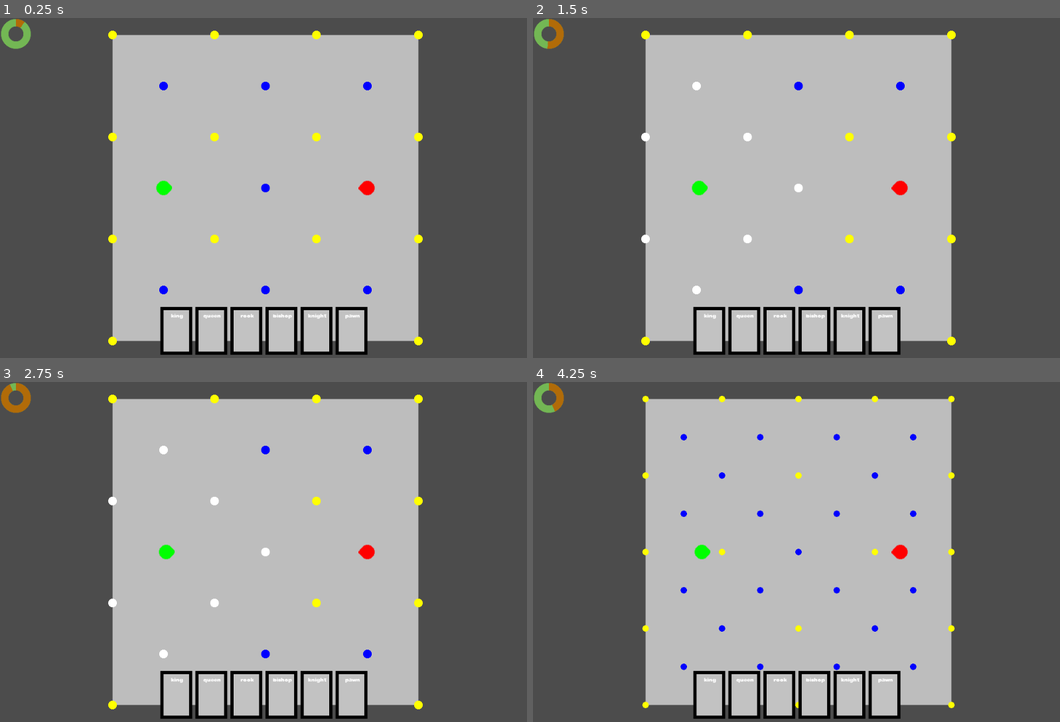
Above: before the commit, frames 1-4 (two rows, left to right).
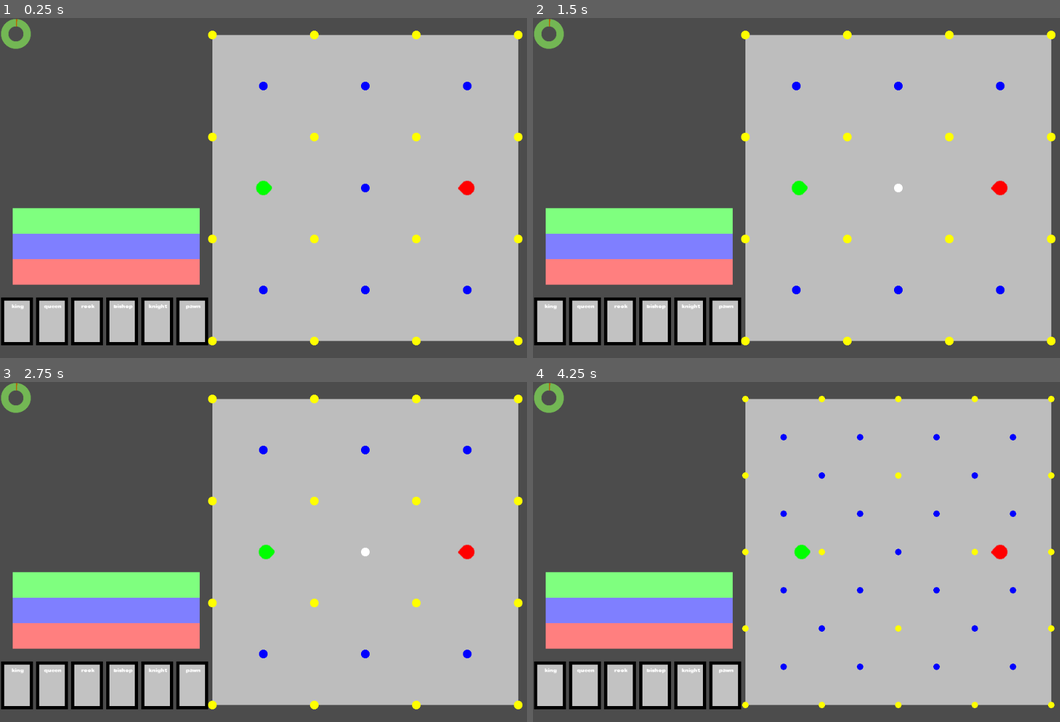
Above: after the commit, the same moments.

Repository: Pe3Hu/kanikani
Game: Godot game, scene res://scenes/Game.tscn
Two runs of this game, one before a commit and one after it. Both use one fixed random seed, a clock stepped at 60 frames per second and the inputs below.
Inputs (mouse positions are in pixels of both pictures, inside the frame that each line leads up to):
- Up to frame 1 (0.25 s): no input
- Up to frame 2 (1.5 s): click (706, 330) at 0.52 s; tap Enter at 1.25 s; move the mouse to (917, 171) at 1.27 s; hold D from 1.28 s (still down); tap Q at 1.35 s; click (917, 171) at 1.42 s
- Up to frame 3 (2.75 s): tap E at 1.55, 2.1 s; tap Space at 2 s; move the mouse to (158, 569) at 2.02 s; release D at 2.03 s; hold S from 2.03 s (still down); click (158, 569) at 2.17 s; tap Q at 2.3 s
- Up to frame 4 (4.25 s): move the mouse to (849, 477) at 2.77 s; release S at 2.78 s; hold D 2.78-3.53 s; tap Q at 2.85, 3.8 s; click (849, 477) at 2.92 s; tap E at 3.05, 3.6 s; tap Enter at 3.5 s; move the mouse to (770, 620) at 3.52 s; hold W from 3.53 s (still down); click (770, 620) at 3.67 s

The runs differ from the first frame. In frame 1, 43% of the frame differs, in the area x 0-100%, y 0-100%; in frame 2, 43%; in frame 3, 43%; in frame 4, 44%, in the area x 0-99%, y 0-100%.

Commit message:
update version 0.004
1. Feature, Timeflow, Cord, Act, Effect classes added
2. Timeflow draw added
3. Target dot rework

Diff:
--- a/project.godot
+++ b/project.godot
@@ -20,6 +20,7 @@
 Classes_0="*res://scripts/Classes_0.gd"
 Classes_1="*res://scripts/Classes_1.gd"
 Classes_2="*res://scripts/Classes_2.gd"
+Classes_3="*res://scripts/Classes_3.gd"
 
 [display]
 
--- a/scenes/Game.tscn
+++ b/scenes/Game.tscn
@@ -3,14 +3,13 @@
 [ext_resource path="res://assets/bars/ring.png" type="Texture" id=1]
 [ext_resource path="res://scripts/Game.gd" type="Script" id=2]
 [ext_resource path="res://scripts/BallroomDraw.gd" type="Script" id=3]
-[ext_resource path="res://scripts/EaselDraw.gd" type="Script" id=4]
+[ext_resource path="res://scripts/TimeflowDraw.gd" type="Script" id=4]
 
 [node name="Game" type="Node"]
 script = ExtResource( 2 )
 
 [node name="Timer" type="Timer" parent="."]
 wait_time = 0.05
-autostart = true
 
 [node name="TimeBar" type="TextureProgress" parent="."]
 margin_right = 240.0
@@ -25,14 +24,16 @@
 tint_over = Color( 0.819608, 0.0509804, 0.0509804, 1 )
 tint_progress = Color( 0.964706, 0.584314, 0.0470588, 1 )
 
-[node name="Carte" type="Node2D" parent="."]
+[node name="Ballroom" type="Node2D" parent="."]
 script = ExtResource( 3 )
 
-[node name="Dancers" type="Node" parent="Carte"]
+[node name="Dancers" type="Node" parent="Ballroom"]
 
 [node name="Easel" type="Node2D" parent="."]
-script = ExtResource( 4 )
 
 [node name="Hand" type="Node2D" parent="Easel"]
 
+[node name="Timeflow" type="Node2D" parent="."]
+script = ExtResource( 4 )
+
 [connection signal="timeout" from="Timer" to="." method="_on_Timer_timeout"]
--- a/scripts/BallroomDraw.gd
+++ b/scripts/BallroomDraw.gd
@@ -19,5 +19,20 @@
 					"circle":
 						draw_circle(zone.arr.vertex.front(), zone.num.r, zone.color.background)
 
+		if Global.obj.ballroom.obj.current.dot:
+			draw_circle_arc(Global.obj.ballroom.obj.current.dot.vec.position, Global.num.dot.a, 0, 360, Color.black)
+
+
+func draw_circle_arc(center, radius, angle_from, angle_to, color):
+	var nb_points = 32
+	var points_arc = []
+
+	for i in range(nb_points + 1):
+		var angle_point = deg2rad(angle_from + i * (angle_to-angle_from) / nb_points - 90)
+		points_arc.push_back(center + Vector2(cos(angle_point), sin(angle_point)) * radius)
+
+	for index_point in range(nb_points):
+		draw_line(points_arc[index_point], points_arc[index_point + 1], color)
+
 func _process(delta):
 	update()
--- a/scripts/Card.gd
+++ b/scripts/Card.gd
@@ -14,3 +14,4 @@
 func _on_TextureButton_pressed():
 	Global.obj.easel.obj.current.pas = obj.pas
 	Global.obj.ballroom.get_dots_by_pas()
+	Global.obj.ballroom.obj.current.dot = null
--- a/scripts/Classes_0.gd
+++ b/scripts/Classes_0.gd
@@ -161,7 +161,8 @@
 			var troupe = dict.troupe[team]
 
 			for dancer in troupe.arr.dancer:
-				dancer.look_at_enemy()
+				var enemy = dancer.find_enemy()
+				dancer.look_at_dot(enemy.obj.dot)
 
 	func add_exam(team_):
 		var input = {}
@@ -189,7 +190,7 @@
 
 			var ends = pas.get_ends()
 			arr.end.append_array(ends)
-			print(arr.end)
+
 			for end in arr.end:
 				end.update_color()
 
@@ -215,7 +216,11 @@
 
 	func find_nearest_dot(vec_):
 		for position in dict.position.keys():
-			var d = position.distance_to(vec_)
-
-			if d < Global.num.ballroom.a/2:
-				obj.current.dot = dict.position[position]
+			var dot = dict.position[position]
+
+			if dot.arr.layer.has(Global.num.layer.square):
+				var d = position.distance_to(vec_)
+
+				if d < Global.num.ballroom.a/2:
+					obj.current.dot = dot
+					return
--- a/scripts/Classes_1.gd
+++ b/scripts/Classes_1.gd
@@ -239,6 +239,18 @@
 	func end():
 		obj.ballroom.arr.exam.erase(self)
 
+class Feature:
+	var obj = {}
+	var dict = {}
+
+	func _init(input_):
+		obj.dancer = input_.dancer
+
+		for name in Global.dict.feature.base[obj.dancer.obj.troupe.word.team].keys():
+			dict[name] = {}
+			dict[name].max = Global.dict.feature.base[obj.dancer.obj.troupe.word.team][name]
+			dict[name].current = dict[name].max
+
 class Dancer:
 	var num = {}
 	var vec = {}
@@ -247,9 +259,6 @@
 	var scene = {}
 
 	func _init(input_):
-		num.hp = {}
-		num.hp.max = input_.hp
-		num.hp.current = num.hp.max
 		num.a = Global.num.dancer.a
 		obj.troupe = input_.troupe
 		obj.ballroom = obj.troupe.obj.ballroom
@@ -261,6 +270,12 @@
 		num.angle = {}
 		num.angle.current = 0
 		num.angle.target = 0
+		init_feature()
+
+	func init_feature():
+		var input = {}
+		input.dancer = self
+		obj.feature = Classes_1.Feature.new(input)
 
 	func set_color():
 		match obj.troupe.word.team:
@@ -278,20 +293,31 @@
 	func shift(step_):
 		set_position(obj.troupe.obj.ballroom.limit_step(vec.position,step_))
 
+	func look_at_dot(dot_):
+		var vector = dot_.vec.position-vec.position
+		num.angle.target = vec.eye.angle_to(vector)
+		rotate_by(num.angle.target)
+
 	func update_eye():
-		find_enemy()
-
-	func look_at_enemy():
-		var enemy = find_enemy()
-		var target = enemy.vec.position-vec.position
-		num.angle.target = vec.eye.angle_to(target)
-		vec.eye = target
-		scene.dancer.rotate(num.angle.target)
+		vec.eye = Vector2(1,0).rotated(num.angle.current)
 
 		if vec.eye.x != 0:
 			vec.eye.x = vec.eye.x/abs(vec.eye.x)
 		if vec.eye.y != 0:
 			vec.eye.y = vec.eye.y/abs(vec.eye.y)
+
+	func get_angle_by_target(dot_):
+		var vector = dot_.vec.position-vec.position
+		num.angle.target = vec.eye.angle_to(vector)
+
+	func rotate_by(angle_):
+		num.angle.current += angle_
+		scene.dancer.rotate(num.angle.current)
+		update_eye()
+
+	func get_time_for_rotate():
+		var time = float(abs(num.angle.current-num.angle.target))/obj.feature.dict["rotate"].current
+		return time
 
 	func find_enemy():
 		var enemy = obj.ballroom.dict.troupe[Global.dict.opponent[obj.troupe.word.team]].arr.dancer.front()
@@ -303,6 +329,15 @@
 				obj.ballroom.dict.position[position].set_dancer(self)
 				return
 
+	func set_target_dot(position_):
+		obj.ballroom.find_nearest_dot(position_)
+
+		if obj.ballroom.obj.current.dot != null:
+			if obj.ballroom.arr.end.has(obj.ballroom.obj.current.dot):
+				Global.obj.easel.obj.current.pas.obj.dot = obj.ballroom.obj.current.dot
+			else:
+				obj.ballroom.obj.current.dot = null
+
 	func get_damage(damage_):
 		num.hp.current -= damage_
 		print(num.hp.current)
--- a/scripts/Classes_2.gd
+++ b/scripts/Classes_2.gd
@@ -11,6 +11,7 @@
 	func _init(input_):
 		word.chesspiece = input_.chesspiece
 		obj.easel = input_.easel
+		obj.dot = null
 		arr.vertex = []
 		color.background = Color.gray
 
@@ -28,7 +29,7 @@
 			var start = dancer.obj.dot
 			var windroses = start.dict.neighbor[Global.num.layer.square]
 			var eye = Global.dict.eye[dancer.vec.eye]
-			print(eye,windroses)
+			#print(eye,dancer.num.angle.current,windroses)
 
 			if windroses.size() > 0:
 				match word.chesspiece:
@@ -105,6 +106,25 @@
 		else:
 			return []
 
+	func use():
+		var dancer = Global.obj.ballroom.obj.current.dancer
+		dancer.get_angle_by_target(obj.dot)
+
+		if dancer.num.angle.current != dancer.num.angle.target:
+			var input = {}
+			input.value = dancer.obj.feature.dict["rotate"].current
+			input.cast = "stream"
+			input.content = "rotate"
+			input.subject = dancer
+			input.object = dancer
+
+			var data = {}
+			data.dacner = dancer
+			data.effect = Classes_3.Effect.new(input)
+			data.time = dancer.get_time_for_rotate()
+			data.cord = "standart"
+			Global.obj.timeflow.add_pause(data)
+
 class Easel:
 	var num = {}
 	var arr = {}
@@ -159,6 +179,7 @@
 		pas_.scene.card.set_name(pas_)
 		Global.node.Hand.add_child(pas_.scene.card)
 
-	func find_directions():
+	func use_card():
 		if obj.current.pas != null:
-			dict.direction = {}
+			if obj.current.pas.obj.dot != null:
+				obj.current.pas.use()
--- /dev/null
+++ b/scripts/Classes_3.gd
@@ -0,0 +1,93 @@
+extends Node
+
+
+class Effect:
+	var num = {}
+	var word = {}
+	var obj = {}
+
+	func _init(input_):
+		num.value = input_.value
+		word.cast = input_.cast
+		word.content = input_.content
+		obj.subject = input_.subject
+		obj.object = input_.object
+
+	func apply():
+#		dict.effect.cast = ["stream","splash"]
+#		dict.effect.content = ["rotate","move","damage","heal","instigate","buff","debuff"]
+		match obj.content:
+			"rotate":
+				var angle = obj.object.num.angle.target-obj.object.num.angle.current
+				var step = min(angle,obj.object.obj.feature["rotate"].current)*sign(angle)
+				obj.object.rotate_by(step)
+
+
+class Act:
+	var num = {}
+	var obj = {}
+
+	func _init(input_):
+		obj.dacner = input_.dacner
+		obj.effect = input_.effect
+		num.time = input_.time
+		num.pause = input_.pause
+		print(num)
+
+class Cord:
+	var word = {}
+	var num = {}
+	var arr = {}
+	var dict = {}
+	var obj = {}
+	var color = {}
+
+	func _init(input_):
+		word.name = input_.cord
+		obj.timeflow = input_.timeflow
+		color.background = Global.color.cord[word.name]
+		arr.vertex = input_.vertexs
+		dict.pause = {}
+
+		set_vertexs()
+
+	func set_vertexs():
+		for shift in Global.arr.square:
+			var vertex = Vector2(arr.vertex.front().x,arr.vertex.front().y)
+			vertex += shift*Global.vec.cord.size
+
+			if vertex != arr.vertex.front():
+				arr.vertex.append(vertex)
+
+
+	func add_act(data_):
+		if !dict.pause.keys().has(data_.pause):
+			dict.pause[data_.pause] = []
+
+		var act = Classes_3.Act.new(data_)
+		dict.pause[data_.pause].append(act)
+
+class Timeflow:
+	var num = {}
+	var dict = {}
+	var obj = {}
+
+	func _init():
+		num.value = {}
+		num.value.current = 0
+		dict.cord = {}
+
+		var vertex = Global.vec.timeflow.offset
+
+
+		for _i in Global.arr.cord.size():
+			vertex.y -= Global.vec.cord.size.y
+			var input = {}
+			input.timeflow = self
+			input.cord = Global.arr.cord[_i]
+			input.vertexs = [vertex]
+			dict.cord[input.cord] = Classes_3.Cord.new(input)
+
+	func add_pause(data_):
+		data_.pause = num.value.current+data_.time
+		dict.cord[data_.cord].add_act(data_)
--- a/scripts/EaselDraw.gd
+++ /dev/null
@@ -1,9 +0,0 @@
-extends Node2D
-
-
-func _draw():
-	if Global.obj.keys().has("easel"):
-		pass
-
-func _process(delta):
-	update()
--- a/scripts/Game.gd
+++ b/scripts/Game.gd
@@ -5,13 +5,17 @@
 #	datas.sort_custom(Sorter, "sort_ascending")
 	Global.obj.ballroom = Classes_0.Ballroom.new()
 	Global.obj.easel = Classes_2.Easel.new()
+	Global.obj.timeflow = Classes_3.Timeflow.new()
 
 func _input(event):
 	if event is InputEventMouseButton:
 		if Global.flag.click:
 			if Global.obj.keys().has("ballroom"):
-				if false:
-					Global.next_square_layer()
+				if Global.obj.keys().has("easel"):
+					if Global.obj.easel.obj.current.pas != null:
+						if Global.obj.ballroom.obj.current.dancer != null:
+							var position = get_viewport().get_mouse_position()
+							Global.obj.ballroom.obj.current.dancer.set_target_dot(position)
 
 			Global.flag.click = !Global.flag.click
 		else:
@@ -29,6 +33,10 @@
 			Global.obj.ballroom.find_nearest_dot(get_viewport().get_mouse_position())
 		if event.pressed and event.scancode == KEY_W:
 			Global.next_square_layer()
+		if event.pressed and event.scancode == KEY_Q:
+			Global.flag.timeflow = false
+		if event.pressed and event.scancode == KEY_E:
+			 Global.obj.easel.use_card()
 
 		if event.pressed and event.scancode == KEY_1:
 			Global.node.Hand.visible = !Global.node.Hand.visible
@@ -37,11 +45,12 @@
 	pass
 
 func _on_Timer_timeout():
-	Global.node.TimeBar.value += 1
+	if Global.flag.timeflow:
+		Global.node.TimeBar.value += 1
 
-	if Global.node.TimeBar.value >= Global.node.TimeBar.max_value:
-		Global.node.TimeBar.value -= Global.node.TimeBar.max_value
+		if Global.node.TimeBar.value >= Global.node.TimeBar.max_value:
+			Global.node.TimeBar.value -= Global.node.TimeBar.max_value
 
-		if Global.obj.keys().has("ballroom"):
-			for exam in Global.obj.ballroom.arr.exam:
-				exam.obj.challenge.tick()
+			if Global.obj.keys().has("ballroom"):
+				for exam in Global.obj.ballroom.arr.exam:
+					exam.obj.challenge.tick()
--- a/scripts/Global.gd
+++ b/scripts/Global.gd
@@ -36,9 +36,15 @@
 	num.easel = {}
 	num.easel.offset = num.ballroom.a/2
 
+	num.border = {}
+	num.border.gap = num.ballroom.a/2
+
 	num.pas = {}
 	num.pas.offset = num.ballroom.a/4
 	num.pas.label = num.ballroom.a/2*0.9
+
+	num.space = {}
+	num.space.l = dict.window_size.width-num.ballroom.cols*num.ballroom.a-num.border.gap*3
 
 	dict.r = {
 		"circle": [num.ballroom.a]
@@ -83,6 +89,26 @@
 	dict.opponent = {
 		"mob": "champion",
 		"champion": "mob"
+	}
+
+	dict.effect = {}
+	dict.effect.cast = ["stream","splash"]
+	dict.effect.content = ["rotate","move","damage","heal","instigate","buff","debuff"]
+
+	dict.feature = {}
+	dict.feature.base = {
+		"champion": {
+			"hp": 1000,
+			"mp": 100,
+			"rotate": 1,
+			"move": 1,
+			"irritant": 1
+		},
+		"mob": {
+			"hp": 1000,
+			"rotate": 1,
+			"move": 1
+		}
 	}
 
 func init_window_size():
@@ -122,24 +148,27 @@
 	arr.exam = ["classic exam 0"]
 	arr.chesspiece = ["king","queen","rook","bishop","knight","pawn"]
 	arr.pas = ["left rotate","right rotate","move forward"]
+	arr.cord = ["slow","standart","fast"]
 
 func init_node():
 	node.TimeBar = get_node("/root/Game/TimeBar")
 	node.Game = get_node("/root/Game")
 	node.Hand = get_node("/root/Game/Easel/Hand")
-	node.Dancers = get_node("/root/Game/Carte/Dancers")
+	node.Dancers = get_node("/root/Game/Ballroom/Dancers")
 
 func init_flag():
 	flag.click = false
 	flag.stop = false
+	flag.timeflow = true
 
 func init_vec():
 	vec.ballroom = {}
-	vec.ballroom.offset = dict.window_size.center-Vector2(num.ballroom.cols,num.ballroom.rows)*num.ballroom.a/2
+	vec.ballroom.offset = Vector2(dict.window_size.width-num.border.gap, dict.window_size.height/2)
+	vec.ballroom.offset -= Vector2(num.ballroom.cols, float(num.ballroom.rows)/2)*num.ballroom.a
 
 	vec.easel = {}
 	vec.easel.offset = vec.ballroom.offset+Vector2(num.ballroom.cols,0)*num.ballroom.a
-	vec.easel.offset.x += num.easel.offset
+	vec.easel.offset.x += num.border.gap
 
 	vec.pas = {}
 	vec.pas.size = Vector2(num.ballroom.a*3,num.ballroom.a)
@@ -149,25 +178,19 @@
 	vec.card.size = Vector2(60,90)
 
 	vec.hand = {}
-	vec.hand.offset = Vector2(dict.window_size.width/2, dict.window_size.height-vec.pas.size.y*2)
+	vec.hand.offset = Vector2(num.border.gap+num.space.l/2, dict.window_size.height-vec.card.size.y-num.border.gap)
+
+	vec.timeflow = {}
+	vec.timeflow.offset = Vector2(num.border.gap, dict.window_size.height-vec.card.size.y-num.border.gap*2)
+
+	vec.cord = {}
+	vec.cord.size = Vector2(num.space.l,num.ballroom.a)
 
 func init_color():
-	color.essence = {
-		"Aqua": Color.from_hsv(230.0/360.0,1,1),
-		"Wind": Color.from_hsv(150.0/360.0,0.8,1),
-		"Fire": Color.from_hsv(0.0/360.0,1,1),
-		"Earth": Color.from_hsv(60.0/360.0,1,1),
-		"Ice": Color.from_hsv(185.0/360.0,1,1),
-		"Storm": Color.from_hsv(270.0/360.0,1,1),
-		"Lava": Color.from_hsv(300.0/360.0,0.8,1),
-		"Plant": Color.from_hsv(120.0/360.0,1,0.6)
-	}
-	color.region = {
-		"North": Color.from_hsv(185.0/360.0,1,1),
-		"East": Color.from_hsv(60.0/360.0,1,1),
-		"South": Color.from_hsv(230.0/360.0,1,1),
-		"West": Color.from_hsv(0.0/360.0,1,1),
-		"Center": Color.from_hsv(120.0/360.0,1,0.6)
+	color.cord = {
+		"fast": Color.from_hsv(120.0/360.0,0.5,1),
+		"standart": Color.from_hsv(240.0/360,0.5,1),
+		"slow": Color.from_hsv(360.0/360.0,0.5,1)
 	}
 
 func init_font():
--- /dev/null
+++ b/scripts/TimeflowDraw.gd
@@ -0,0 +1,12 @@
+extends Node2D
+
+
+func _draw():
+	if Global.obj.keys().has("timeflow"):
+		for key in Global.obj.timeflow.dict.cord.keys():
+			var cord = Global.obj.timeflow.dict.cord[key]
+			draw_polygon(cord.arr.vertex, PoolColorArray([cord.color.background]))
+			#vec.timeflow.offset
+
+func _process(delta):
+	update()
